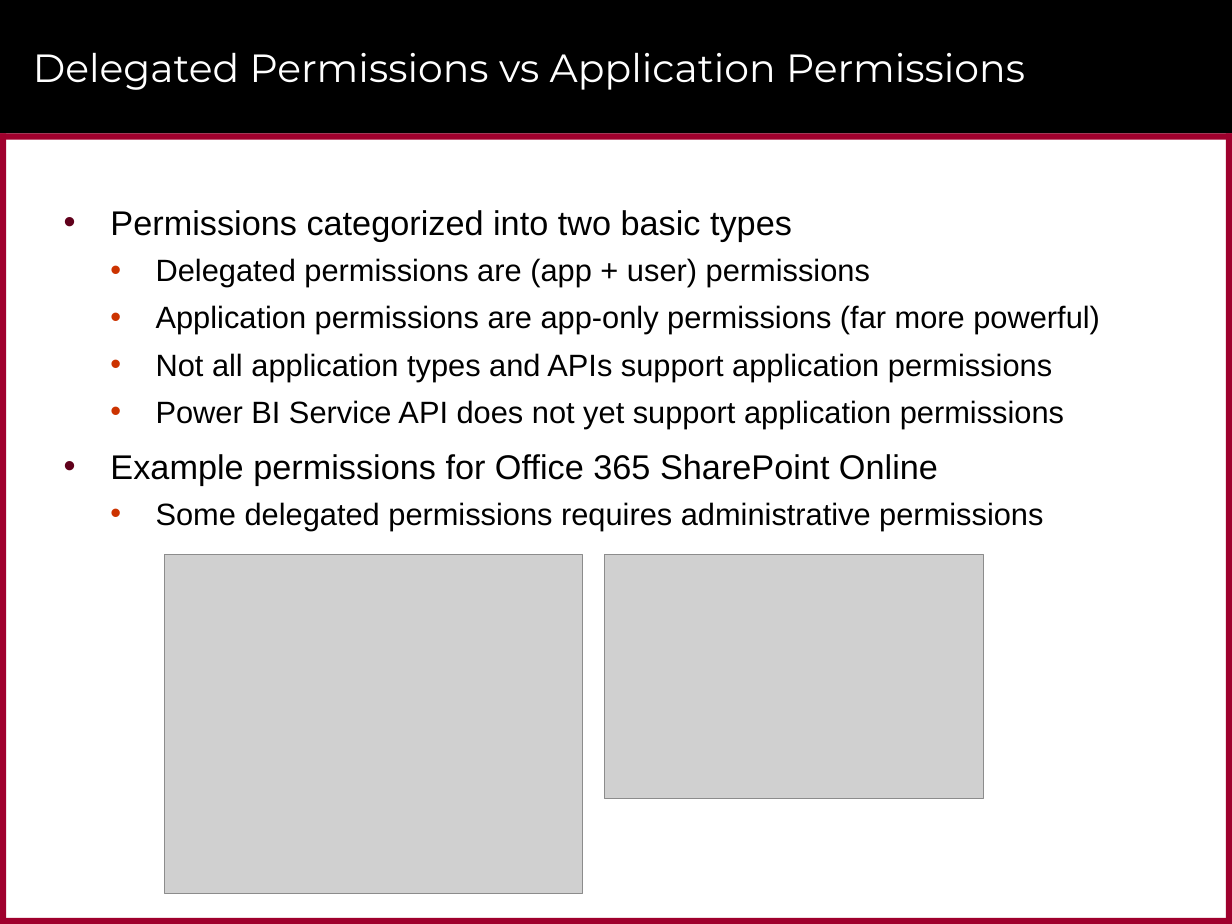
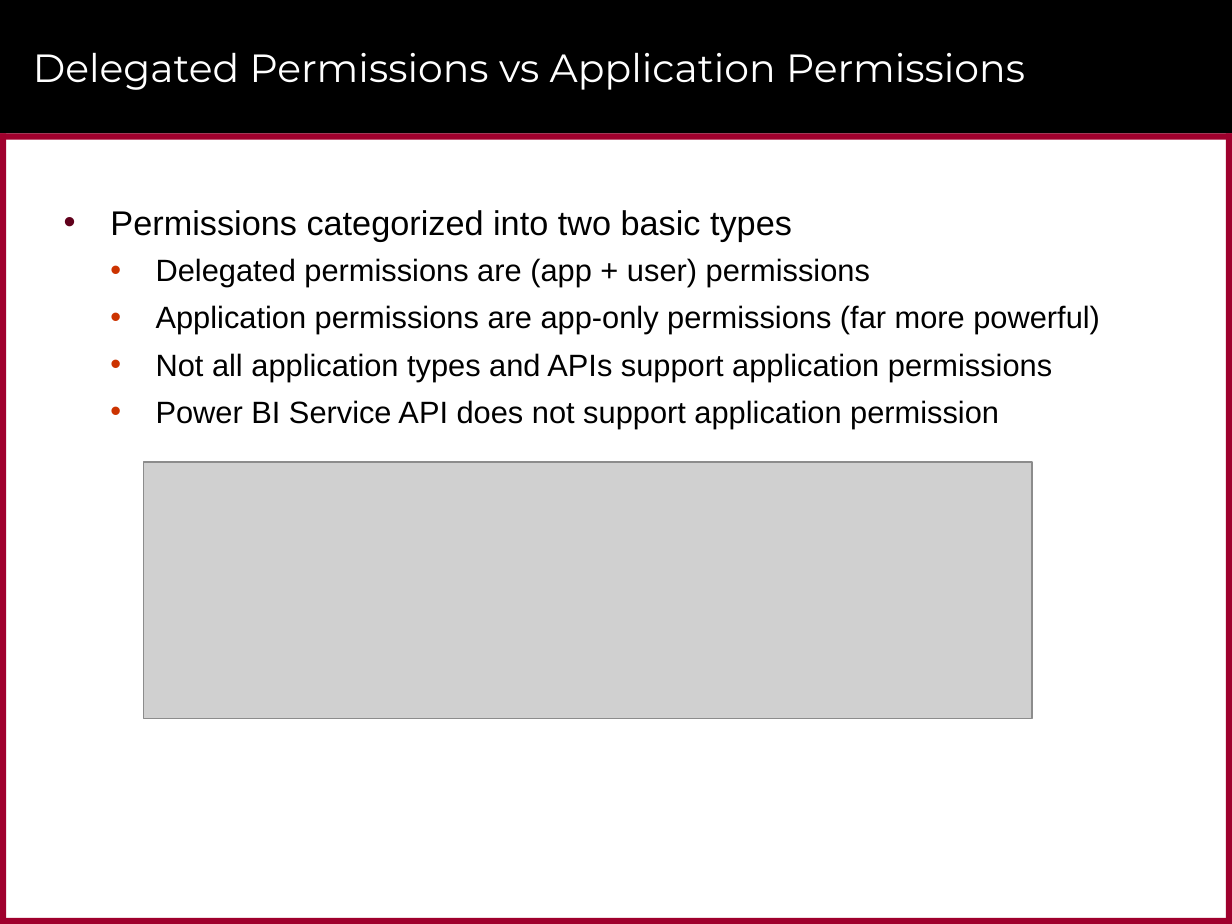
Before and after one commit to CriticalPathTraining/MSD365_Courseware, a slide deck: slide 15 of 07 AzureActiveDirectory.pptx (slide 23 before the commit). Drawn at 1232x924 pixels with LibreOffice and Linux fonts; fonts in the diff are those of the drawing; grey boxes stand for pictures; background and template pictures are left out. Boxes give left, top, right and bottom in pixels: in the first picture for what was removed or moved away, otherwise in the second. Text is boxed around its words. In the diff, an @@ line names an element or a change of style, - is before the commit and + after.

```diff
--- a/07 AzureActiveDirectory.pptx
+++ b/07 AzureActiveDirectory.pptx
@@ text at <box>156,400,999,429</box>: text changed @@
-  • Power BI Service API does not yet support application permissions
-• Example permissions for Office 365 SharePoint Online
-  • Some delegated permissions requires administrative permissions
+  • Power BI Service API does not support application permission
@@ picture added at <box>144,462,1032,718</box> @@
@@ picture removed at <box>164,554,582,893</box> @@
@@ picture removed at <box>605,554,983,798</box> @@
```
Also in this commit, not shown: 15 other slides changed, 22 slides added, 15 slides removed, 15 other files.
